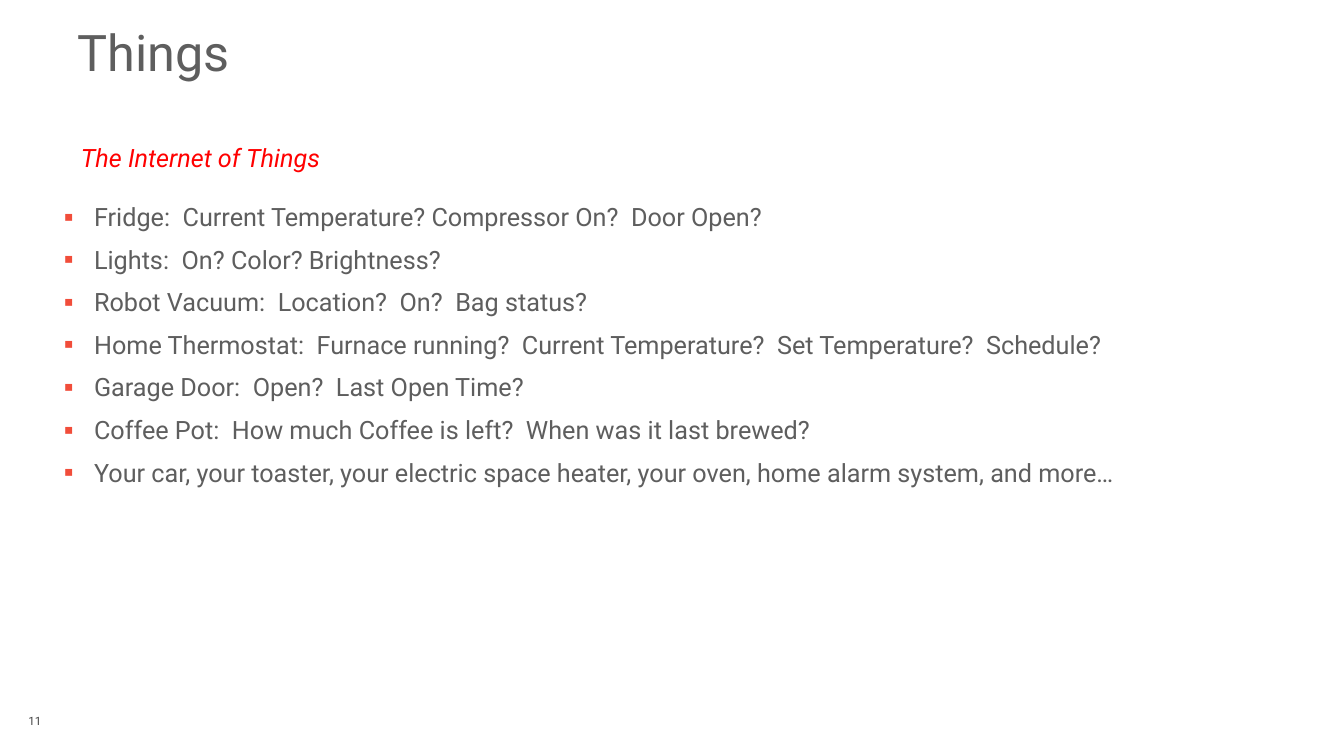
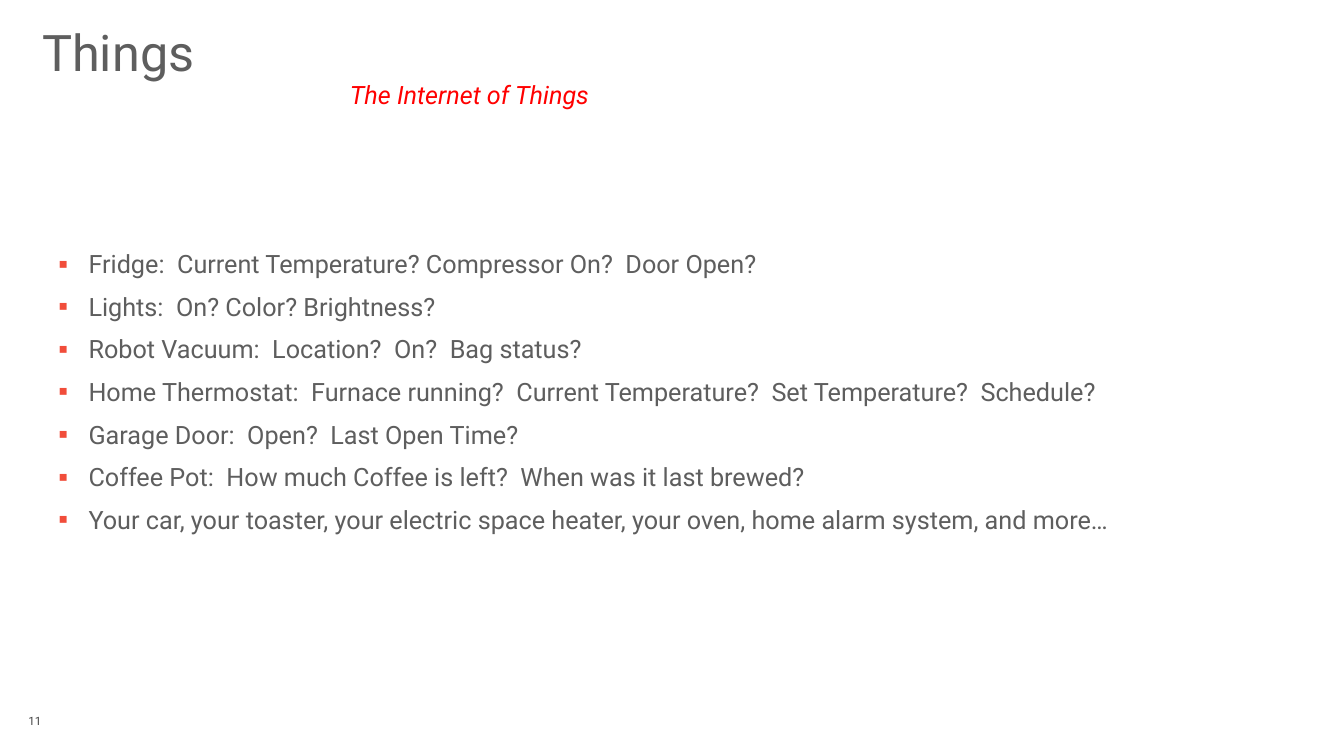
Before and after one commit to rotten/hue-multicorn-postgresql-fdw, a slide deck: slide 11 of extra/Database_Of_Things_PGConf_US_2015.pptx. Drawn at 1344x756 pixels with LibreOffice and Linux fonts; fonts in the diff are those of the drawing; background and template pictures are left out. Boxes give left, top, right and bottom in pixels: in the first picture for what was removed or moved away, otherwise in the second. Text is boxed around its words. In the diff, an @@ line names an element or a change of style, - is before the commit and + after.

```diff
--- a/extra/Database_Of_Things_PGConf_US_2015.pptx
+++ b/extra/Database_Of_Things_PGConf_US_2015.pptx
@@ title "Things": place and size @@
-title "Things" at (78, 33, 230, 82)
+title "Things" at (42, 33, 194, 82)
@@ text "The Internet of Things": place and size @@
-text "The Internet of Things" at (81, 148, 320, 173)
+text "The Internet of Things" at (350, 85, 589, 110)
@@ text "Fridge: Current Temperature? Compressor On? ...": place and size @@
-text "Fridge: Current Temperature? Compressor On? ..." at (94, 207, 1113, 488)
+text "Fridge: Current Temperature? Compressor On? ..." at (89, 254, 1108, 535)
```
Also in this commit, not shown: 4 other slides changed, 10 slides added, 1 slide removed, 5 other files.
